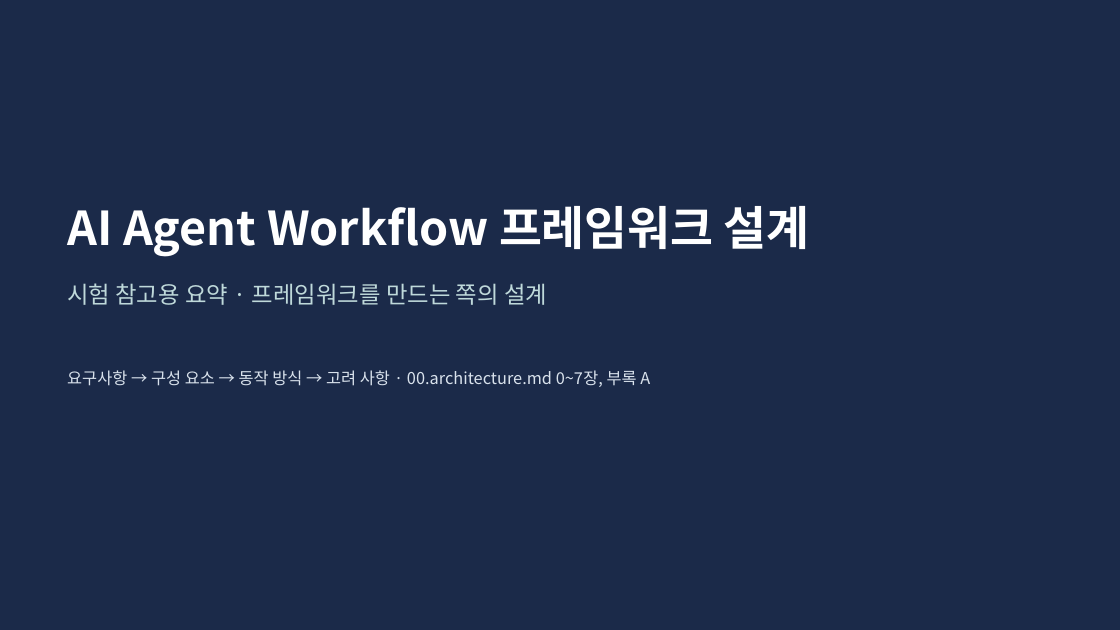
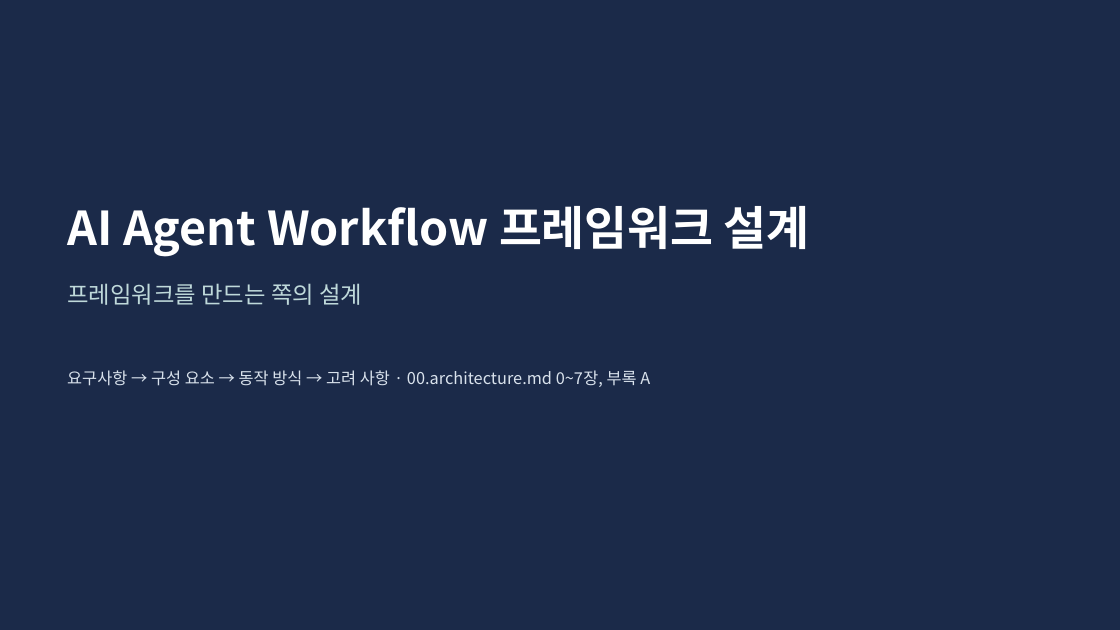
Before and after one commit to iwindfree/ai-agent-framework-architecture, a slide deck: slide 1 of AI_Agent_Workflow_Framework_Summary.pptx. Drawn at 1120x630 pixels with LibreOffice and Linux fonts; fonts in the diff are those of the drawing. Boxes give left, top, right and bottom in pixels: in the first picture for what was removed or moved away, otherwise in the second. Text is boxed around its words. In the diff, an @@ line names an element or a change of style, - is before the commit and + after.

```diff
--- a/AI_Agent_Workflow_Framework_Summary.pptx
+++ b/AI_Agent_Workflow_Framework_Summary.pptx
@@ text at <box>67,283,362,305</box>: text changed @@
-시험 참고용 요약 · 프레임워크를 만드는 쪽의 설계
+프레임워크를 만드는 쪽의 설계
```
Also in this commit, not shown: 2 other slides changed.
